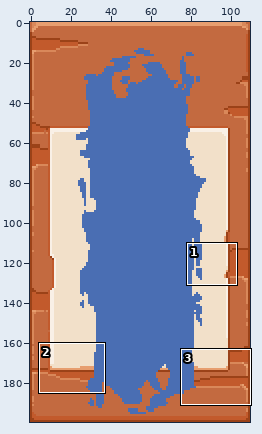
A sprite sheet gets an edit: res/UI/CharacterSelect/Slot08.png. The first picture is a wide view before the edit; the outline marks the close-up.
Close-up. Before:
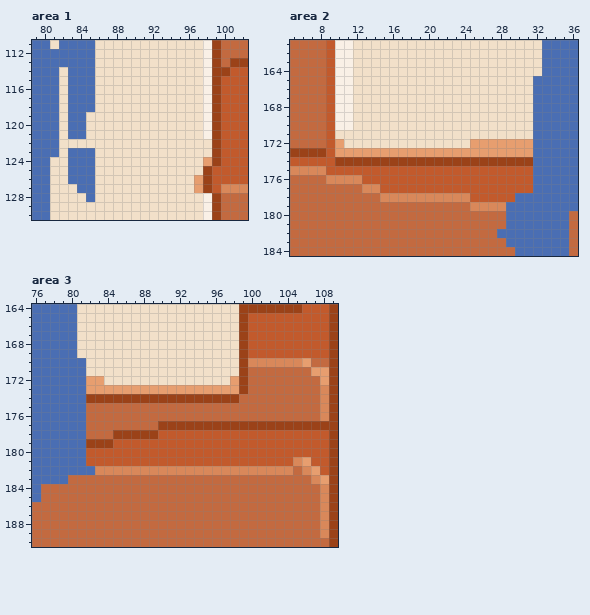
The file is 110x200 pixels. Shown: area 1: x 79..102, y 111..130; area 2: x 5..36, y 161..184; area 3: x 76..109, y 164..190. The commit also changed other parts of the picture, which this record leaves out.
After the commit:
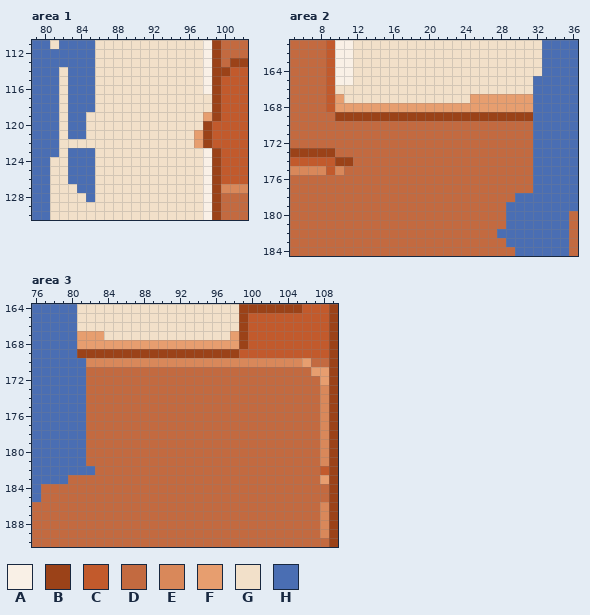
Palette (. is transparent): A #f9f0e6  B #9b4218  C #c25a2c  D #c36a40  E #d9885a  F #e79e6f  G #f2e0c9  H #4a6eb3
The edit:
--- area 1
@@ x 95..101 @@
 116 GGGABCC
-117 GGGABCC
-118 GGGABCC
-119 GGGABCC
-120 GGGABCC
-121 GGGABCC
-122 GGGGBCC
-123 GGGGBCC
-124 GGGFBCC
-125 GGGBCCC
-126 GGFBCCC
-127 GGFBCEE
+117 GGGGBCC
+118 GGGGBCC
+119 GGGFBCC
+120 GGGBCCC
+121 GGFBCCC
+122 GGFBCCC
+123 GGGABCC
+124 GGGABCC
+125 GGGABCC
+126 GGGABCC
+127 GGGABEE
 128 GGGABDD
--- area 2
@@ x 5..36 @@
 165 DDDDCAAGGGGGGGGGGGGGGGGGGGGHHHHH
-166 DDDDCAAGGGGGGGGGGGGGGGGGGGGHHHHH
-167 DDDDCAAGGGGGGGGGGGGGGGGGGGGHHHHH
-168 DDDDCAAGGGGGGGGGGGGGGGGGGGGHHHHH
-169 DDDDCAAGGGGGGGGGGGGGGGGGGGGHHHHH
-170 DDDDCAAGGGGGGGGGGGGGGGGGGGGHHHHH
-171 DDDDCGGGGGGGGGGGGGGGGGGGGGGHHHHH
-172 DDDDCFGGGGGGGGGGGGGGFFFFFFFHHHHH
-173 BBBBCFFFFFFFFFFFFFFFFFFFFFFHHHHH
-174 CCCCCBBBBBBBBBBBBBBBBBBBBBBHHHHH
-175 EEEECCCCCCCCCCCCCCCCCCCCCCCHHHHH
-176 DDDDEEEECCCCCCCCCCCCCCCCCCCHHHHH
-177 DDDDDDDDEECCCCCCCCCCCCCCCCCHHHHH
-178 DDDDDDDDDDEEEEEEEEEECCCCCHHHHHHH
-179 DDDDDDDDDDDDDDDDDDDDEEEEHHHHHHHH
+166 DDDDCGGGGGGGGGGGGGGGGGGGGGGHHHHH
+167 DDDDCFGGGGGGGGGGGGGGFFFFFFFHHHHH
+168 DDDDCFFFFFFFFFFFFFFFFFFFFFFHHHHH
+169 DDDDDBBBBBBBBBBBBBBBBBBBBBBHHHHH
+170 DDDDDDDDDDDDDDDDDDDDDDDDDDDHHHHH
+171 DDDDDDDDDDDDDDDDDDDDDDDDDDDHHHHH
+172 DDDDDDDDDDDDDDDDDDDDDDDDDDDHHHHH
+173 BBBBBDDDDDDDDDDDDDDDDDDDDDDHHHHH
+174 CCCCCBBDDDDDDDDDDDDDDDDDDDDHHHHH
+175 EEEECEDDDDDDDDDDDDDDDDDDDDDHHHHH
+176 DDDDDDDDDDDDDDDDDDDDDDDDDDDHHHHH
+177 DDDDDDDDDDDDDDDDDDDDDDDDDDDHHHHH
+178 DDDDDDDDDDDDDDDDDDDDDDDDDHHHHHHH
+179 DDDDDDDDDDDDDDDDDDDDDDDDHHHHHHHH
 180 DDDDDDDDDDDDDDDDDDDDDDDDHHHHHHHD
--- area 3
@@ x 76..109 @@
 166 HHHHHGGGGGGGGGGGGGGGGGGBCCCCCCCCCB
-167 HHHHHGGGGGGGGGGGGGGGGGGBCCCCCCCCCB
-168 HHHHHGGGGGGGGGGGGGGGGGGBCCCCCCCCCB
-169 HHHHHGGGGGGGGGGGGGGGGGGBCCCCCCCCCB
-170 HHHHHHGGGGGGGGGGGGGGGGGBEEEEEEFDDB
-171 HHHHHHGGGGGGGGGGGGGGGGGBDDDDDDDFFB
-172 HHHHHHFFGGGGGGGGGGGGGGFBDDDDDDDDFB
-173 HHHHHHFFFFFFFFFFFFFFFFFBDDDDDDDDEB
-174 HHHHHHBBBBBBBBBBBBBBBBBDDDDDDDDDEB
+167 HHHHHFFFGGGGGGGGGGGGGGFBCCCCCCCCCB
+168 HHHHHFFFFFFFFFFFFFFFFFFBCCCCCCCCCB
+169 HHHHHBBBBBBBBBBBBBBBBBBCCCCCCCCCCB
+170 HHHHHHEEEEEEEEEEEEEEEEEEEEEEEEFDDB
+171 HHHHHHDDDDDDDDDDDDDDDDDDDDDDDDDFFB
+172 HHHHHHDDDDDDDDDDDDDDDDDDDDDDDDDDFB
+173 HHHHHHDDDDDDDDDDDDDDDDDDDDDDDDDDEB
+174 HHHHHHDDDDDDDDDDDDDDDDDDDDDDDDDDEB
 175 HHHHHHDDDDDDDDDDDDDDDDDDDDDDDDDDEB
 176 HHHHHHDDDDDDDDDDDDDDDDDDDDDDDDDDEB
-177 HHHHHHDDDDDDDDBBBBBBBBBBBBBBBBBBBB
-178 HHHHHHDDDBBBBBCCCCCCCCCCCCCCCCCCCB
-179 HHHHHHBBBCCCCCCCCCCCCCCCCCCCCCCCCB
-180 HHHHHHCCCCCCCCCCCCCCCCCCCCCCCCCCCB
-181 HHHHHHCCCCCCCCCCCCCCCCCCCCCCCEFCCB
-182 HHHHHHHEEEEEEEEEEEEEEEEEEEEEEDEFCB
-183 HHHHDDDDDDDDDDDDDDDDDDDDDDDDDDDEFB
-184 HDDDDDDDDDDDDDDDDDDDDDDDDDDDDDDDEB
-185 HDDDDDDDDDDDDDDDDDDDDDDDDDDDDDDDEB
+177 HHHHHHDDDDDDDDDDDDDDDDDDDDDDDDDDEB
+178 HHHHHHDDDDDDDDDDDDDDDDDDDDDDDDDDEB
+179 HHHHHHDDDDDDDDDDDDDDDDDDDDDDDDDDEB
+180 HHHHHHDDDDDDDDDDDDDDDDDDDDDDDDDDEB
+181 HHHHHHDDDDDDDDDDDDDDDDDDDDDDDDDDEB
+182 HHHHHHHDDDDDDDDDDDDDDDDDDDDDDDDDCB
+183 HHHHDDDDDDDDDDDDDDDDDDDDDDDDDDDDFB
+184 HDDDDDDDDDDDDDDDDDDDDDDDDDDDDDDDDB
+185 HDDDDDDDDDDDDDDDDDDDDDDDDDDDDDDDDB
 186 DDDDDDDDDDDDDDDDDDDDDDDDDDDDDDDDEB
Boxes around the changes in both close-ups, in picture pixels (x1, y1, x2, y2):
changed: (194, 94, 221, 193)
changed: (326, 85, 533, 211)
changed: (77, 331, 329, 502)
